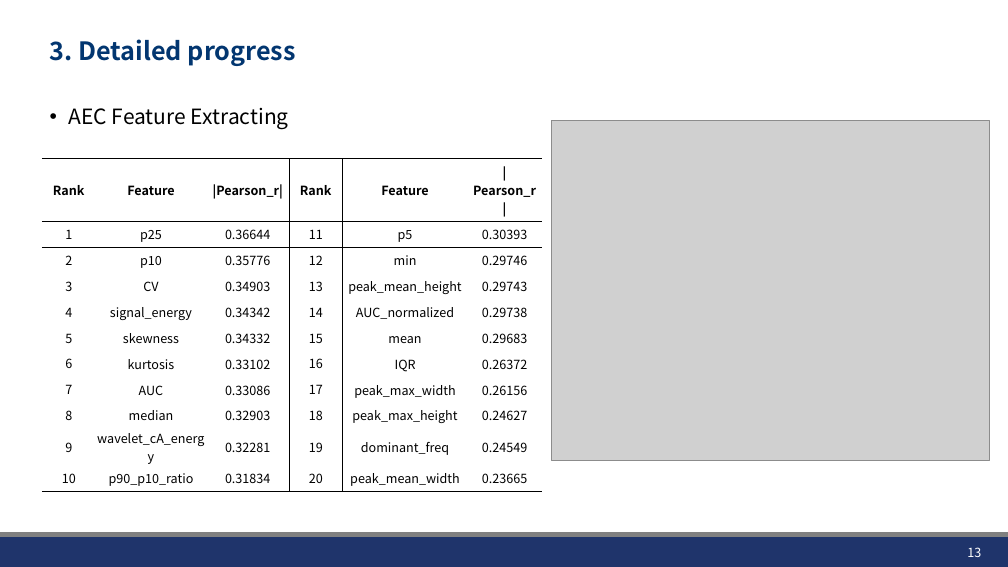
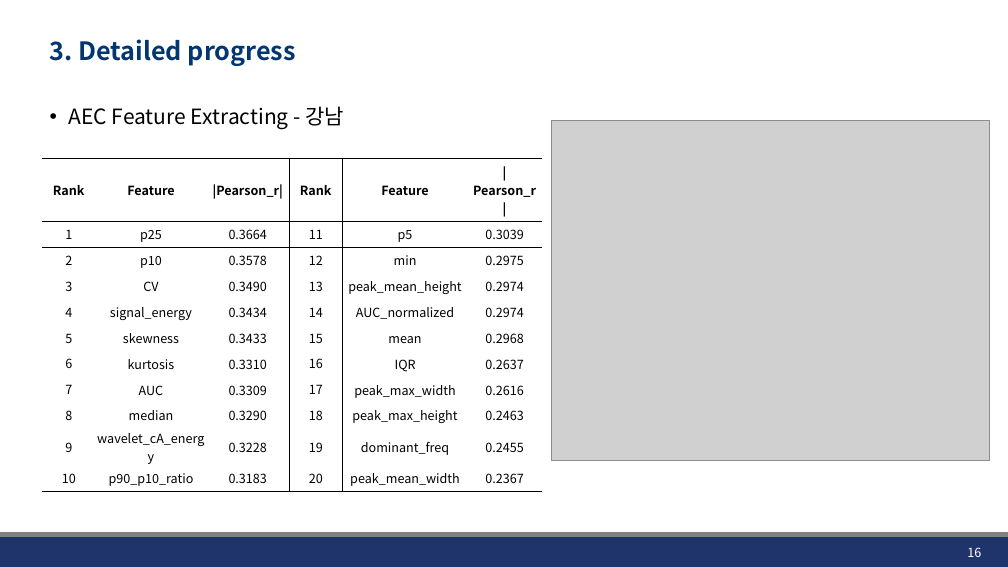
Before and after one commit to JHWannabe/2026-1_Study, a slide deck: slide 16 of 연구자료/260424_Linear_Logistic_Regression.pptx (slide 13 before the commit). Drawn at 1008x567 pixels with LibreOffice and Linux fonts; fonts in the diff are those of the drawing; grey boxes stand for pictures; background and template pictures are left out. Boxes give left, top, right and bottom in pixels: in the first picture for what was removed or moved away, otherwise in the second. Text is boxed around its words. In the diff, an @@ line names an element or a change of style, - is before the commit and + after.

```diff
--- a/연구자료/260424_Linear_Logistic_Regression.pptx
+++ b/연구자료/260424_Linear_Logistic_Regression.pptx
@@ text at box(68, 106, 345, 129): text changed @@
-• AEC Feature Extracting
+• AEC Feature Extracting - 강남
@@ table at box(42, 159, 542, 490) @@
-row 2, column 3: 0.36644
+row 2, column 3: 0.3664
-row 2, column 6: 0.30393
+row 2, column 6: 0.3039
-row 3, column 3: 0.35776
+row 3, column 3: 0.3578
-row 3, column 6: 0.29746
+row 3, column 6: 0.2975
-row 4, column 3: 0.34903
+row 4, column 3: 0.3490
-row 4, column 6: 0.29743
+row 4, column 6: 0.2974
-row 5, column 3: 0.34342
+row 5, column 3: 0.3434
-row 5, column 6: 0.29738
+row 5, column 6: 0.2974
-row 6, column 3: 0.34332
+row 6, column 3: 0.3433
-row 6, column 6: 0.29683
+row 6, column 6: 0.2968
-row 7, column 3: 0.33102
+row 7, column 3: 0.3310
-row 7, column 6: 0.26372
+row 7, column 6: 0.2637
-row 8, column 3: 0.33086
+row 8, column 3: 0.3309
-row 8, column 6: 0.26156
+row 8, column 6: 0.2616
-row 9, column 3: 0.32903
+row 9, column 3: 0.3290
-row 9, column 6: 0.24627
+row 9, column 6: 0.2463
-row 10, column 3: 0.32281
+row 10, column 3: 0.3228
-row 10, column 6: 0.24549
+row 10, column 6: 0.2455
-row 11, column 3: 0.31834
+row 11, column 3: 0.3183
-row 11, column 6: 0.23665
+row 11, column 6: 0.2367
@@ page number at box(967, 547, 981, 557): text changed @@
-13
+16
```
Also in this commit, not shown: 16 other slides changed, 13 slides added, 5 slides removed, 7 other files.
